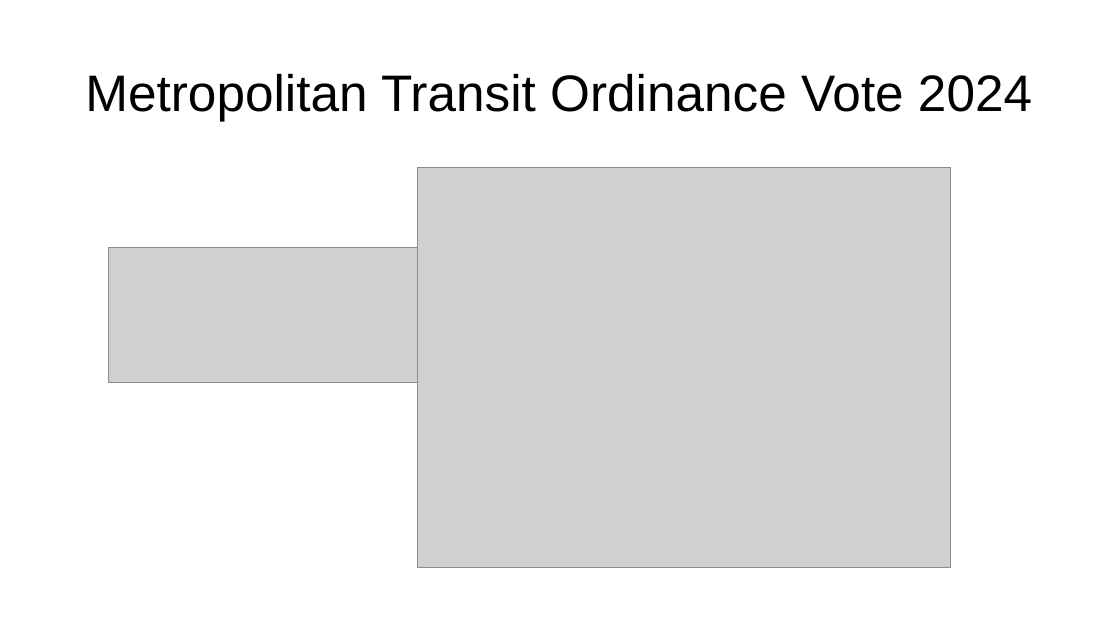
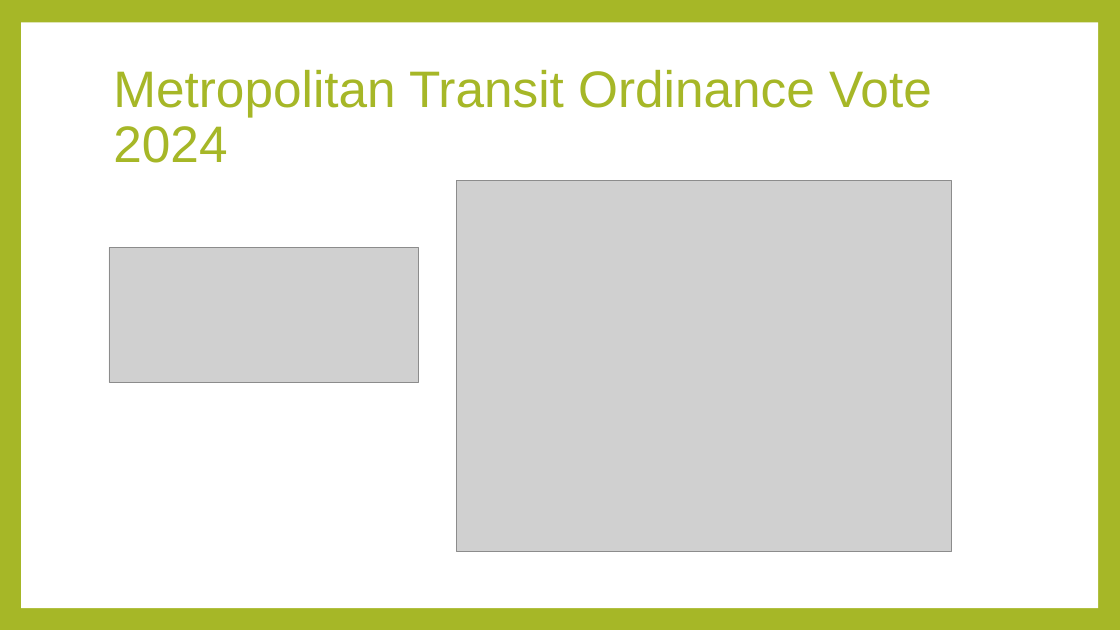
Before and after one commit to NSS-Full-Time-Data-Analytics-14/Capstone_jaime, a slide deck: slide 4 of capstonepresentation.pptx (slide 3 before the commit). Drawn at 1120x630 pixels with LibreOffice and Linux fonts; fonts in the diff are those of the drawing; grey boxes stand for pictures. Boxes give left, top, right and bottom in pixels: in the first picture for what was removed or moved away, otherwise in the second. Text is boxed around its words. In the diff, an @@ line names an element or a change of style, - is before the commit and + after.

```diff
--- a/capstonepresentation.pptx
+++ b/capstonepresentation.pptx
@@ background #FFFFFF to #A6B727 @@
@@ rectangle added at box(21, 23, 1098, 608), fill #FFFFFF @@
@@ title "Metropolitan Transit Ordinance Vote 2024": place and size @@
-title "Metropolitan Transit Ordinance Vote 2024" at box(85, 73, 1032, 121)
+title "Metropolitan Transit Ordinance Vote 2024" at box(113, 69, 932, 163)
@@ title "Metropolitan Transit Ordinance Vote 2024" at box(113, 69, 932, 163): text colour #000000 to #A6B727 @@
@@ picture: place and size @@
-picture at box(418, 168, 950, 568)
+picture at box(456, 181, 951, 552)
@@ picture: place and size @@
-picture at box(109, 248, 560, 383)
+picture at box(109, 247, 418, 382)
```
Also in this commit, not shown: 6 other slides changed, 7 slides added, 3 slides removed, 6 other files.
